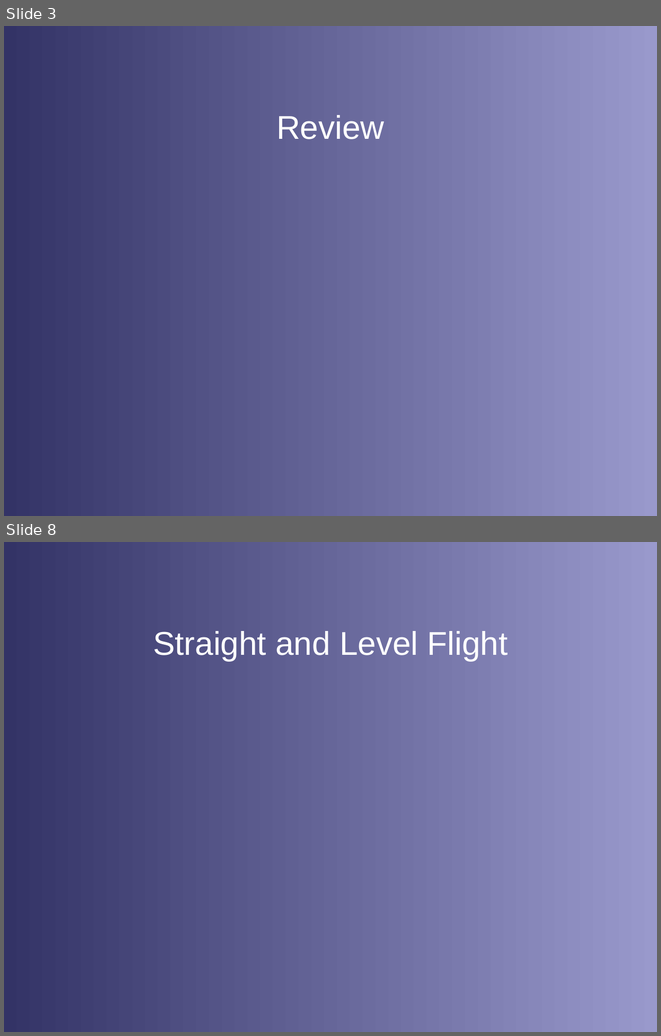
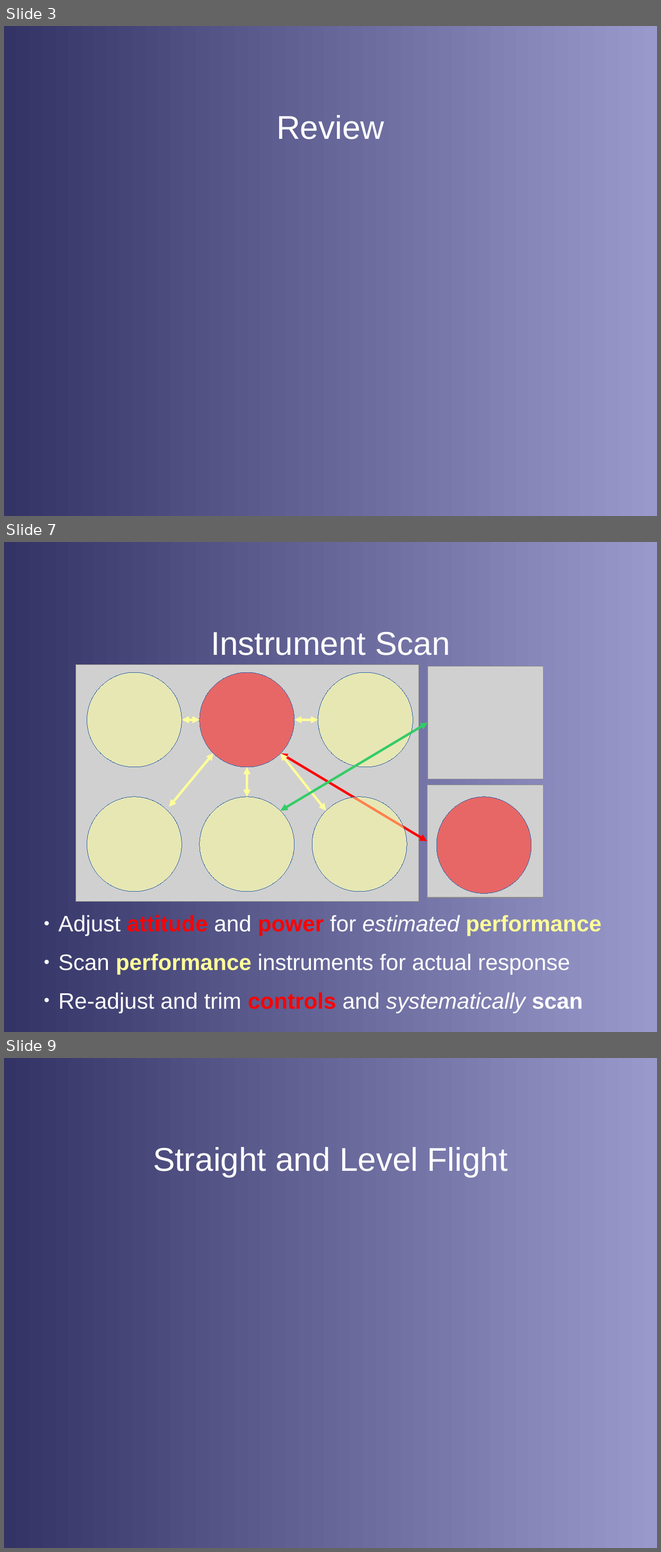
Before and after one commit to stephanheinemann/flight, a slide deck: FI/Instruments/Instruments.odp. Shown one above the other, each under a label of ours: slides 3 and 8 before the commit, slides 3, 7 and 9 after it; the slides between them are not shown. The pictures are 661x1036 and 661x1552 pixels, drawn with LibreOffice and Linux fonts; fonts in the diff are those of the drawing; grey boxes stand for pictures; background and template pictures are left out. Boxes give left, top, right and bottom in pixels: in the first picture for what was removed or moved away, otherwise in the second. Text is boxed around its words. In the diff, an @@ line names an element or a change of style, - is before the commit and + after.

Commit message:
extended instruments presentation

```diff
--- a/FI/Instruments/Instruments.odp
+++ b/FI/Instruments/Instruments.odp
@@ slide 7 added at (4,542,657,1032), background gradient #333366 to #9999CC @@
@@ title added at (211,632,450,655), 40 pt, text #FFFFFF @@
+Instrument Scan
@@ picture added at (76,664,419,902) @@
@@ picture added at (427,667,543,779) @@
@@ ellipse added at (87,672,182,767), fill #FFFF99 at 50% opacity, outline #3465A4 0 pt @@
@@ ellipse added at (200,672,294,767), fill #FF0000 at 50% opacity, outline #3465A4 0 pt @@
@@ ellipse added at (318,672,413,767), fill #FFFF99 at 50% opacity, outline #3465A4 0 pt @@
@@ double arrow added from (182, 720) to (200, 720), #FFFF99 2.89 pt @@
@@ double arrow added from (281, 810) to (427, 723), #33CC66 2.89 pt @@
@@ double arrow added from (294, 720) to (318, 720), #FFFF99 2.89 pt @@
@@ double arrow added from (169, 807) to (213, 753), #FFFF99 2.89 pt @@
@@ double arrow added from (281, 753) to (427, 841), #FF0000 2.89 pt @@
@@ double arrow added from (281, 753) to (326, 810), #FFFF99 2.89 pt @@
@@ double arrow added from (247, 797) to (247, 767), #FFFF99 2.89 pt @@
@@ picture added at (427,785,543,898) @@
@@ ellipse added at (87,797,182,892), fill #FFFF99 at 50% opacity, outline #3465A4 0 pt @@
@@ ellipse added at (200,797,294,892), fill #FFFF99 at 50% opacity, outline #3465A4 0 pt @@
@@ ellipse added at (312,797,407,892), fill #FFFF99 at 50% opacity, outline #3465A4 0 pt @@
@@ ellipse added at (436,797,531,893), fill #FF0000 at 50% opacity, outline #3465A4 0 pt @@
@@ text added at (59,915,601,1013), 27.2 pt, text #FFFFFF @@
+● Adjust attitude and power for estimated performance
+● Scan performance instruments for actual response
+● Re-adjust and trim controls and systematically scan
@@ what was slide 8 is now slide 9 @@
```
Also in this commit, not shown: 3 slides changed, 1 other slide added, 1 slide removed, 11 other files.
